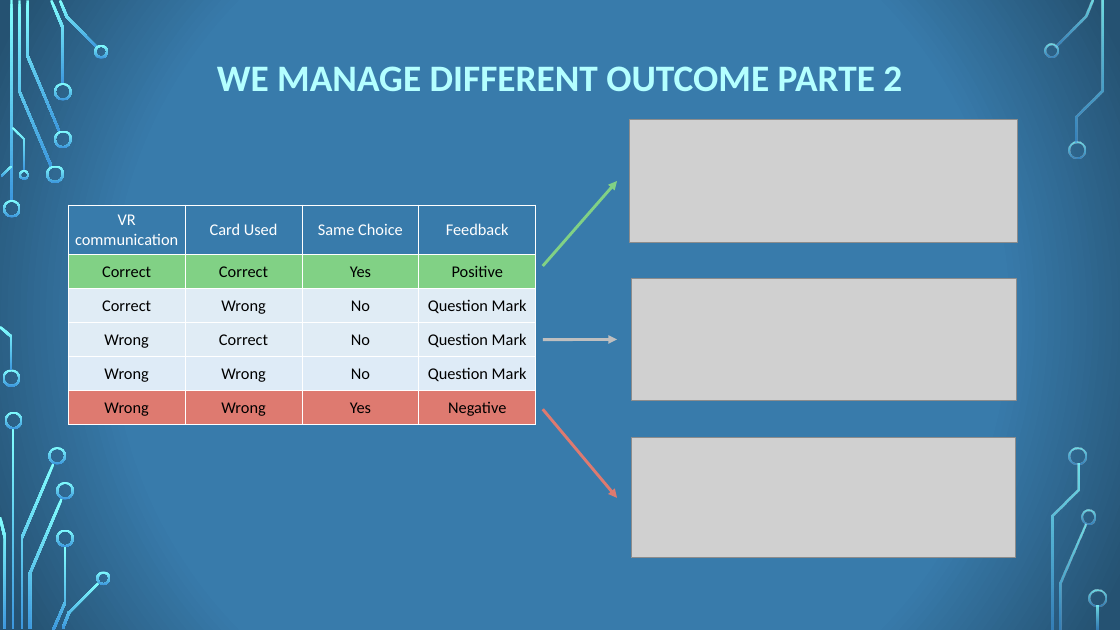
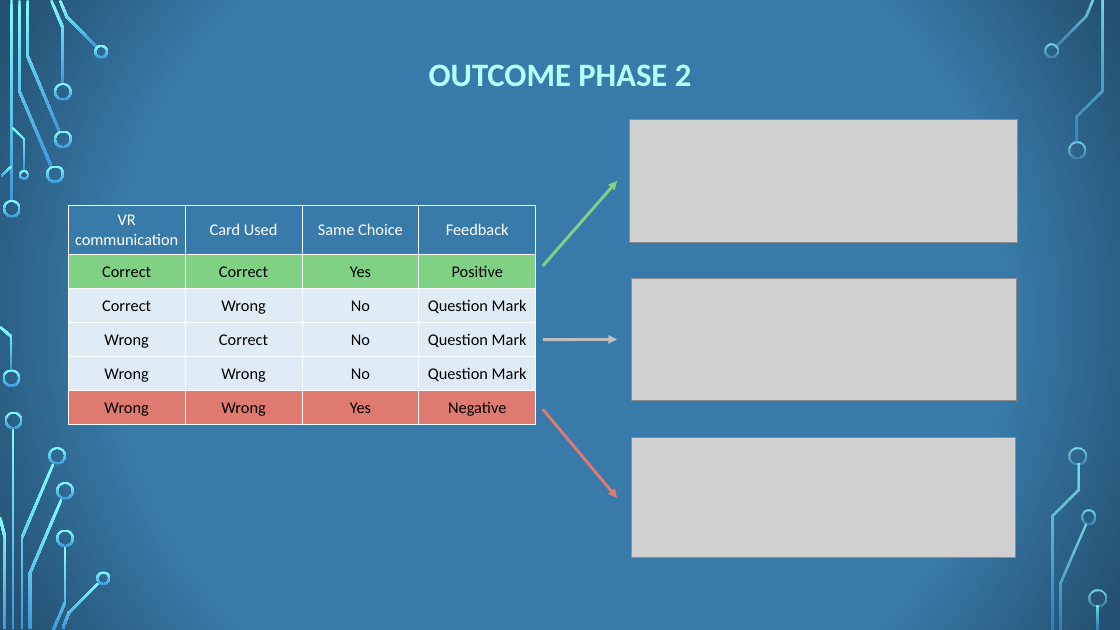
Before and after one commit to Ciuse/TamaDolphin, a slide deck: slide 10 of 13_TANGIBLEVR_2018_19_PITCH.pptx. Drawn at 1120x630 pixels with LibreOffice and Linux fonts; fonts in the diff are those of the drawing; grey boxes stand for pictures; background and template pictures are left out. Boxes give left, top, right and bottom in pixels: in the first picture for what was removed or moved away, otherwise in the second. Text is boxed around its words. In the diff, an @@ line names an element or a change of style, - is before the commit and + after.

```diff
--- a/13_TANGIBLEVR_2018_19_PITCH.pptx
+++ b/13_TANGIBLEVR_2018_19_PITCH.pptx
@@ text at <box>429,64,692,86</box>: text changed; size 32 to 28 pt @@
-WE MANAGE DIFFERENT OUTCOME PARTE 2
+OUTCOME PHASE 2
```
Also in this commit, not shown: 8 other slides changed, 1 slide added, 1 slide removed, 2 other files.
